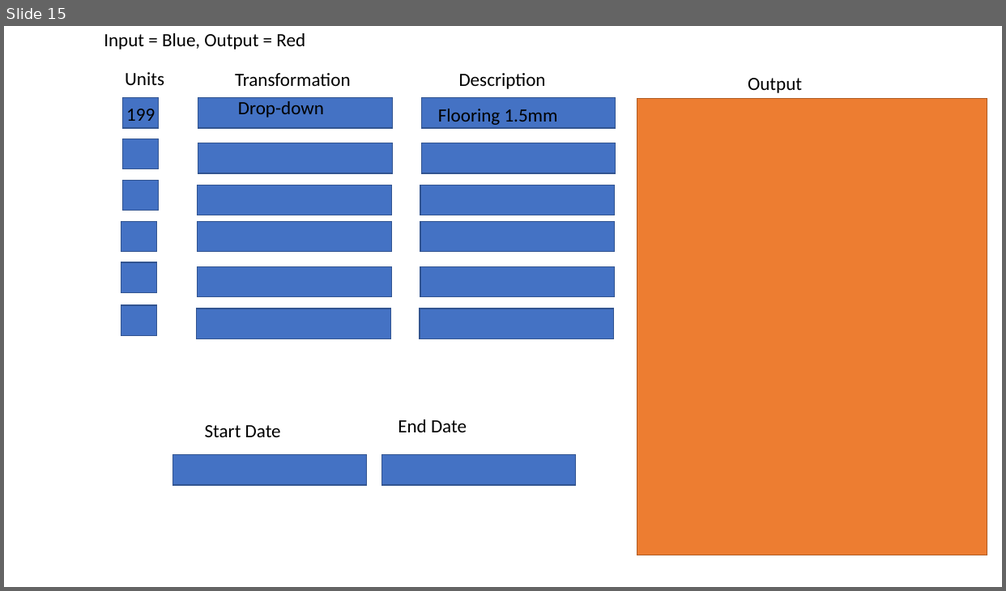
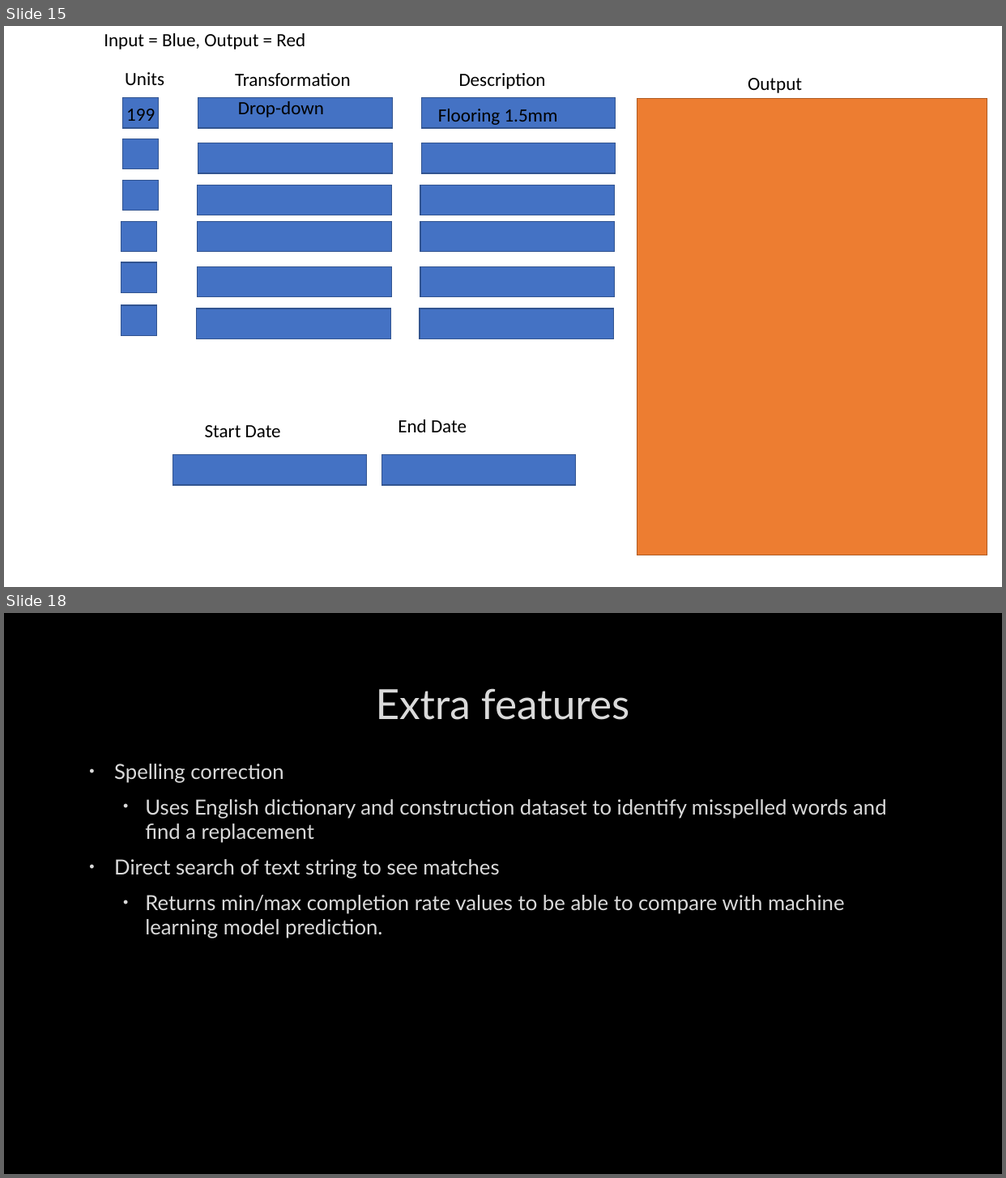
Before and after one commit to danylokolos/Construction-Management, a slide deck: DanyloThoughts.pptx. Shown one above the other, each under a label of ours: slide 15 before the commit, slides 15 and 18 after it; the slides between them are not shown. The pictures are 1006x591 and 1006x1178 pixels, drawn with LibreOffice and Linux fonts; fonts in the diff are those of the drawing; background and template pictures are left out. Boxes give left, top, right and bottom in pixels: in the first picture for what was removed or moved away, otherwise in the second. Text is boxed around its words. In the diff, an @@ line names an element or a change of style, - is before the commit and + after.

```diff
--- a/DanyloThoughts.pptx
+++ b/DanyloThoughts.pptx
@@ slide 18 added at [4, 613, 1002, 1174], background picture (left out) @@
@@ title added at [376, 688, 629, 720], 40 pt, text #DADADA @@
+Extra features
@@ text added at [114, 764, 887, 939], 20 pt, text #DADADA @@
+• Spelling correction
+  • Uses English dictionary and construction dataset to identify misspelled words and find a replacement
+• Direct search of text string to see matches
+  • Returns min/max completion rate values to be able to compare with machine learning model prediction.
```
Also in this commit, not shown: 1 other slide added, 1 other file.
